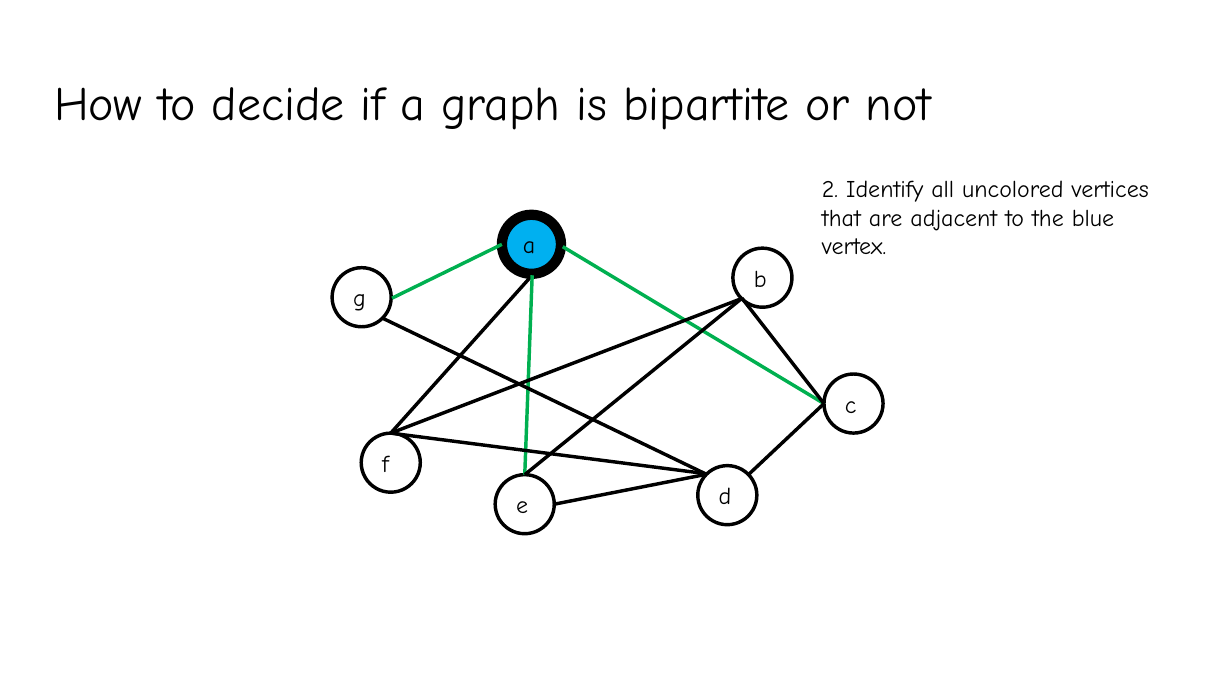
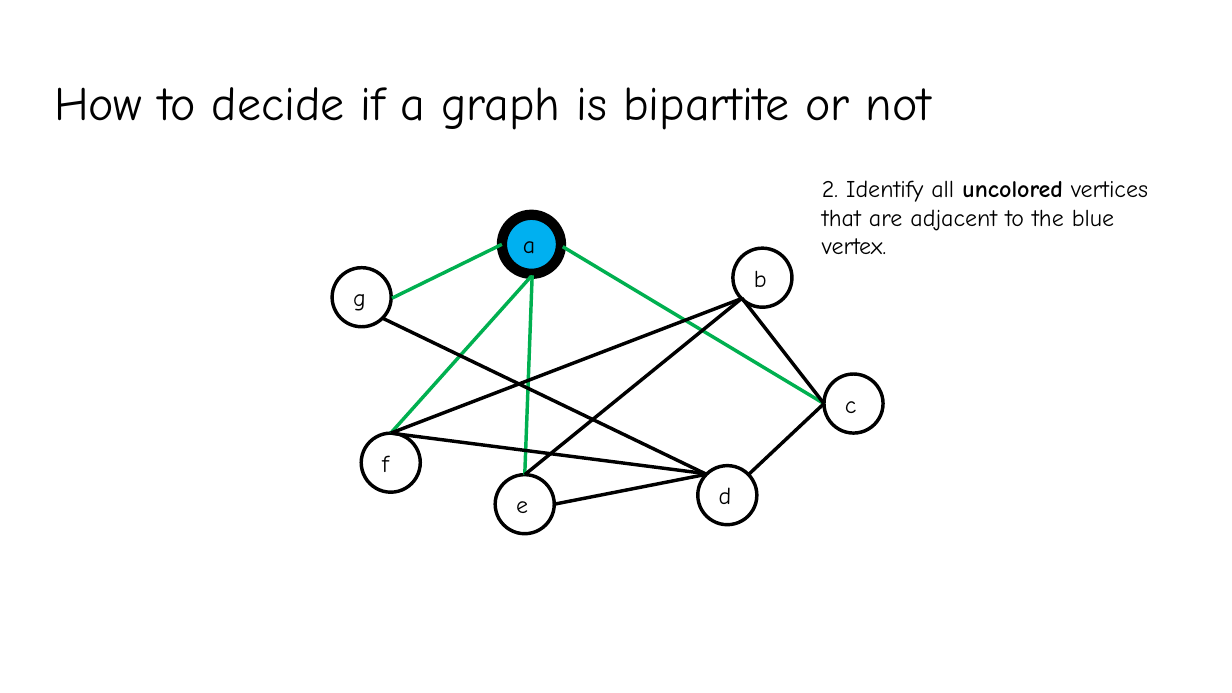
Before and after one commit to YeasirRayhanPrince/yeasirrayhanprince.github.io, a slide deck: slide 41 of cse106/slides/8.Graphs.pptx (slide 36 before the commit). Drawn at 1232x693 pixels with LibreOffice and Linux fonts; fonts in the diff are those of the drawing. Boxes give left, top, right and bottom in pixels: in the first picture for what was removed or moved away, otherwise in the second. Text is boxed around its words. In the diff, an @@ line names an element or a change of style, - is before the commit and + after.

```diff
--- a/cse106/slides/8.Graphs.pptx
+++ b/cse106/slides/8.Graphs.pptx
@@ text "2. Identify all uncolored vertices ..." at [822, 180, 1148, 254]: bold on in "uncolored" @@
@@ line (531, 276) - (391, 434): stroke #000000 2 pt to #00B050 2 pt @@
```
Also in this commit, not shown: 32 other slides changed, 5 slides added, 3 other files.
